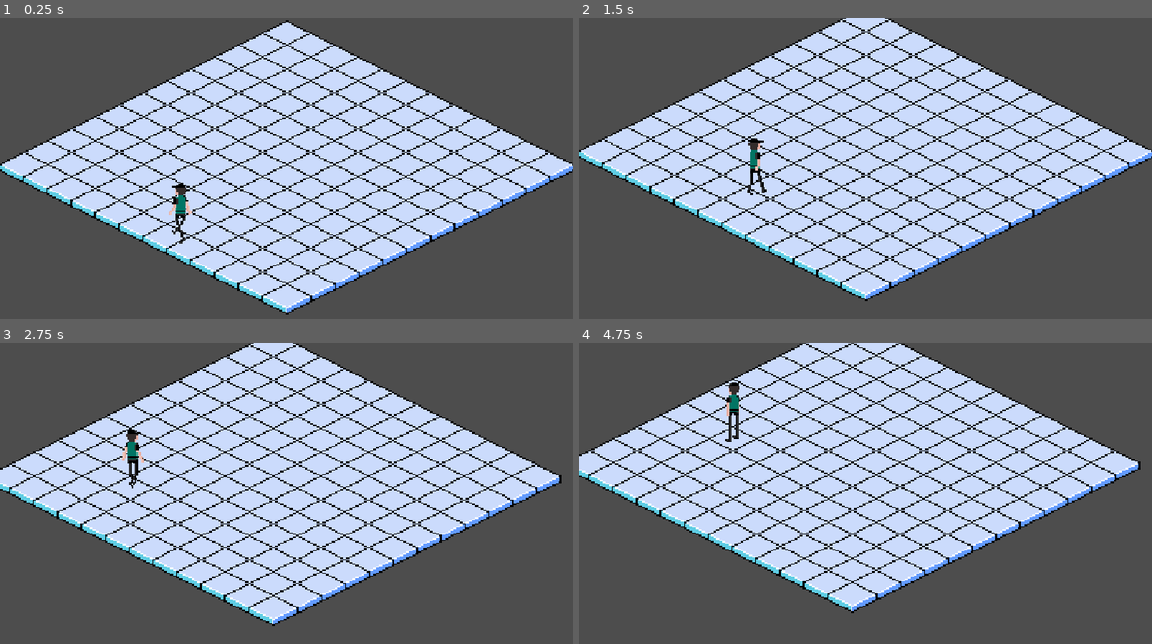
Above: before the commit, frames 1-4 (two rows, left to right).
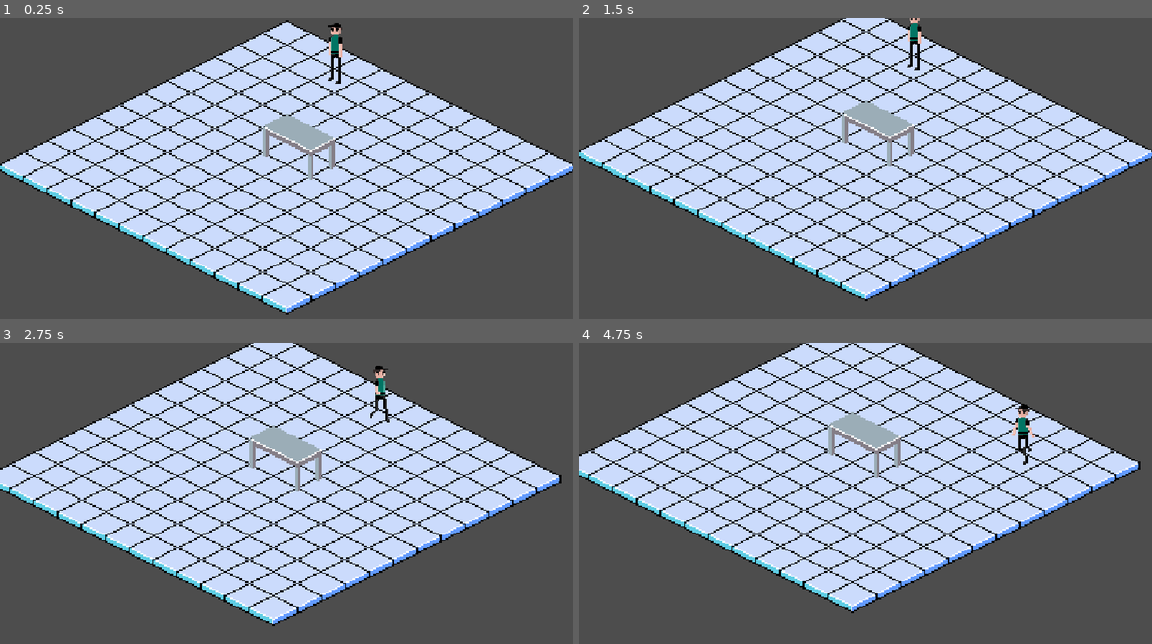
Above: after the commit, the same moments.

Repository: Evil-As-Shit/P-Za
Game: Godot game, scene res://scenes/world/world.tscn
Same seed, same stepped clock (60 frames per second), same inputs: the game is played once before the commit and once after it.
Inputs (mouse positions are in pixels of both pictures, inside the frame that each line leads up to):
- Up to frame 1 (0.25 s): no input
- Up to frame 2 (1.5 s): move the mouse to (991, 162) at 0.52 s; tap S (camera_pan_down) at 0.6 s; click (991, 162) at 0.67 s; drag from (750, 195) to (836, 243) at 1.27 s
- Up to frame 3 (2.75 s): move the mouse to (343, 433) at 2.02 s; tap D (camera_pan_right) at 2.1 s; click (343, 433) at 2.17 s
- Up to frame 4 (4.75 s): drag from (836, 568) to (693, 457) at 2.77 s; move the mouse to (1037, 553) at 3.52 s; tap S (camera_pan_down) at 3.6 s; click (1037, 553) at 3.67 s; tap J (debug_queue_job, bound only after the commit) at 4.15 s; drag from (693, 457) to (779, 424) at 4.27 s

The runs differ from the first frame. In frame 1, 1.8% of the frame differs, in the area x 29-60%, y 1-75%; in frame 2, 1.7%; in frame 3, 1.7%; in frame 4, 1.8%.

Commit message:
Add assembly table station and job loop
- TaskType and StationData resources (footprint, per-facing sprites, work spot)
- Station scene: snaps to the grid, rotates in 4 facings, blocks its cells
- Job and JobBoard: oldest-first queue of open jobs
- Pawn: walks to a job's work spot, faces the station, works a fixed time
- World: hands jobs to idle pawns, otherwise they wander; J queues a debug job
- GDD: record station facing, work spot and fixed work time decisions

Diff:
--- a/project.godot
+++ b/project.godot
@@ -45,6 +45,11 @@
 , Object(InputEventKey,"resource_local_to_scene":false,"resource_name":"","device":-1,"window_id":0,"alt_pressed":false …(186 unchanged characters)…
 ])
 }
+debug_queue_job={
+"deadzone": 0.2,
+"events": Array[InputEvent]([Object(InputEventKey,"resource_local_to_scene":false,"resource_name":"","device":-1,"window_id":0,"alt_pressed":false,"shift_pressed":false,"ctrl_pressed":false,"meta_pressed":false,"pressed":false,"keycode":0,"physical_keycode":74,"key_label":0,"unicode":0,"location":0,"echo":false,"script":null)
+])
+}
 
 [physics]
 
--- /dev/null
+++ b/resources/stations/assembly_table.tres
@@ -0,0 +1,21 @@
+[gd_resource type="Resource" script_class="StationData" format=3]
+
+[ext_resource type="Script" path="res://scripts/stations/station_data.gd" id="1_data"]
+[ext_resource type="Resource" path="res://resources/tasks/assembly.tres" id="2_task"]
+[ext_resource type="Texture2D" path="res://Assets/Sprites/Object_Spritesheet.png" id="3_sheet"]
+
+[sub_resource type="AtlasTexture" id="AtlasTexture_along_x"]
+atlas = ExtResource("3_sheet")
+region = Rect2(80, 0, 48, 47)
+
+[sub_resource type="AtlasTexture" id="AtlasTexture_along_y"]
+atlas = ExtResource("3_sheet")
+region = Rect2(32, 0, 48, 47)
+
+[resource]
+script = ExtResource("1_data")
+display_name = "Assembly Table"
+task_type = ExtResource("2_task")
+footprint = Vector2i(2, 1)
+facing_textures = Array[Texture2D]([SubResource("AtlasTexture_along_x"), SubResource("AtlasTexture_along_y"), SubResource("AtlasTexture_along_x"), SubResource("AtlasTexture_along_y")])
+work_spot = Vector2i(0, 1)
--- /dev/null
+++ b/resources/tasks/assembly.tres
@@ -0,0 +1,9 @@
+[gd_resource type="Resource" script_class="TaskType" format=3]
+
+[ext_resource type="Script" path="res://scripts/tasks/task_type.gd" id="1_task"]
+
+[resource]
+script = ExtResource("1_task")
+id = &"assembly"
+display_name = "Assembly"
+base_work_time = 5.0
--- /dev/null
+++ b/scenes/stations/station.tscn
@@ -0,0 +1,9 @@
+[gd_scene format=3]
+
+[ext_resource type="Script" path="res://scripts/stations/station.gd" id="1_station"]
+
+[node name="Station" type="Node2D"]
+script = ExtResource("1_station")
+
+[node name="Sprite" type="Sprite2D" parent="."]
+centered = false
--- a/scenes/world/world.tscn
+++ b/scenes/world/world.tscn
@@ -4,6 +4,9 @@
 [ext_resource type="PackedScene" path="res://scenes/world/shop_floor.tscn" id="2_floor"]
 [ext_resource type="PackedScene" path="res://scenes/pawns/pawn.tscn" id="3_pawn"]
 [ext_resource type="Script" path="res://scripts/world/shop_camera.gd" id="4_camera"]
+[ext_resource type="PackedScene" path="res://scenes/stations/station.tscn" id="5_station"]
+[ext_resource type="Resource" path="res://resources/stations/assembly_table.tres" id="6_assembly"]
+[ext_resource type="Script" path="res://scripts/tasks/job_board.gd" id="7_job_board"]
 
 [node name="World" type="Node2D"]
 script = ExtResource("1_world")
@@ -13,7 +16,14 @@
 [node name="Entities" type="Node2D" parent="."]
 y_sort_enabled = true
 
+[node name="AssemblyTable" parent="Entities" instance=ExtResource("5_station")]
+data = ExtResource("6_assembly")
+cell = Vector2i(5, 5)
+
 [node name="Pawn" parent="Entities" instance=ExtResource("3_pawn")]
 
 [node name="ShopCamera" type="Camera2D" parent="."]
 script = ExtResource("4_camera")
+
+[node name="JobBoard" type="Node" parent="."]
+script = ExtResource("7_job_board")
--- a/scripts/pawns/pawn.gd
+++ b/scripts/pawns/pawn.gd
@@ -1,13 +1,21 @@
 class_name Pawn
 extends Node2D
-## A staff member. Walks along paths it is given and animates to match.
-## It doesn't choose where to go; its owner decides and calls follow_path().
+## A staff member. Walks paths and works jobs it is given, and animates to match.
+## It doesn't choose what to do; its owner decides and calls follow_path() or assign_job().
 
 signal path_finished
+signal job_finished(job: Job)
+
+enum State { IDLE, WALKING, WALKING_TO_JOB, WORKING }
 
 @export var move_speed: float = 40.0
+## Seconds of work done per second. Skill and mood will change this later.
+@export var work_speed: float = 1.0
 
+var _state: State = State.IDLE
 var _path: PackedVector2Array = PackedVector2Array()
+var _job: Job = null
+var _work_target: Vector2 = Vector2.ZERO
 var _facing_up: bool = false
 var _facing_right: bool = false
 
@@ -19,7 +27,38 @@
 
 
 func _process(delta: float) -> void:
+	match _state:
+		State.WALKING, State.WALKING_TO_JOB:
+			_step_along_path(delta)
+		State.WORKING:
+			_do_work(delta)
+
+
+## Walks through each point in order (global positions). Emits path_finished at the end.
+## Only valid while the pawn has no job.
+func follow_path(points: PackedVector2Array) -> void:
+	if has_job():
+		return
+	_path = points
+	_state = State.WALKING
+
+
+## Walks the path to the job's work spot, then works until done. Emits job_finished.
+func assign_job(job: Job, path: PackedVector2Array, work_target: Vector2) -> void:
+	_job = job
+	_job.claimed_by = self
+	_work_target = work_target
+	_path = path
+	_state = State.WALKING_TO_JOB
+
+
+func has_job() -> bool:
+	return _job != null
+
+
+func _step_along_path(delta: float) -> void:
 	if _path.is_empty():
+		_on_path_end()
 		return
 
 	var to_target: Vector2 = _path[0] - global_position
@@ -28,8 +67,7 @@
 		global_position = _path[0]
 		_path.remove_at(0)
 		if _path.is_empty():
-			_play_idle()
-			path_finished.emit()
+			_on_path_end()
 		return
 
 	_face(to_target)
@@ -37,13 +75,24 @@
 	_sprite.play(&"walk_up" if _facing_up else &"walk_down")
 
 
-## Walks through each point in order (global positions). Emits path_finished at the end.
-func follow_path(points: PackedVector2Array) -> void:
-	_path = points
+func _on_path_end() -> void:
+	if _state == State.WALKING_TO_JOB:
+		_state = State.WORKING
+		_face(_work_target - global_position)
+		_play_idle()
+		return
+	_state = State.IDLE
+	_play_idle()
+	path_finished.emit()
 
 
-func is_moving() -> bool:
-	return not _path.is_empty()
+func _do_work(delta: float) -> void:
+	if not _job.add_work(work_speed * delta):
+		return
+	var job: Job = _job
+	_job = null
+	_state = State.IDLE
+	job_finished.emit(job)
 
 
 func _face(direction: Vector2) -> void:
--- /dev/null
+++ b/scripts/stations/station.gd
@@ -0,0 +1,59 @@
+class_name Station
+extends Node2D
+## A piece of kitchen equipment placed on the floor grid. Creates jobs for its task type.
+
+@export var data: StationData
+## Origin cell on the floor grid.
+@export var cell: Vector2i = Vector2i.ZERO
+## Quarter turns (0-3).
+@export_range(0, 3) var facing: int = 0
+
+var _footprint: Array[Vector2i] = []
+var _work_target: Vector2 = Vector2.ZERO
+
+@onready var _sprite: Sprite2D = $Sprite
+
+
+## Snaps the station onto the floor and lines its art up with its footprint.
+func place(shop_floor: ShopFloor) -> void:
+	_footprint = data.get_footprint_cells(cell, facing)
+	var half_tile: Vector2 = Vector2(shop_floor.tile_set.tile_size) / 2.0
+	var left: float = INF
+	var bottom: float = -INF
+	var front_y: float = -INF
+	var centroid := Vector2.ZERO
+	for footprint_cell: Vector2i in _footprint:
+		var center: Vector2 = shop_floor.cell_to_global(footprint_cell)
+		left = minf(left, center.x - half_tile.x)
+		bottom = maxf(bottom, center.y + half_tile.y)
+		front_y = maxf(front_y, center.y)
+		centroid += center
+	centroid /= float(_footprint.size())
+	_work_target = centroid
+
+	# Y-sort origin sits just above the front-most cell center, so pawns standing
+	# on that row (beside or in front of the station) draw over it.
+	global_position = Vector2(centroid.x, front_y - 1.0)
+
+	var texture: Texture2D = data.get_texture(facing)
+	_sprite.texture = texture
+	_sprite.centered = false
+	if texture != null:
+		_sprite.global_position = Vector2(left, bottom - texture.get_height())
+
+
+func create_job() -> Job:
+	return Job.new(data.task_type, self)
+
+
+func get_footprint_cells() -> Array[Vector2i]:
+	return _footprint
+
+
+func get_work_cell() -> Vector2i:
+	return data.get_work_cell(cell, facing)
+
+
+## Global point a working pawn faces.
+func get_work_target() -> Vector2:
+	return _work_target
--- /dev/null
+++ b/scripts/stations/station_data.gd
@@ -0,0 +1,44 @@
+class_name StationData
+extends Resource
+## Static description of a station type: its art, footprint and where a pawn works it.
+## Offsets are given for facing 0 and rotated in 90° steps on the map grid.
+
+@export var display_name: String
+@export var task_type: TaskType
+## Size in cells at facing 0. The origin cell is the footprint's first cell.
+@export var footprint: Vector2i = Vector2i.ONE
+## Sprite for each facing (0-3). Each texture's left edge and bottom row must line up
+## with the footprint's leftmost corner and floor-level bottom corner.
+@export var facing_textures: Array[Texture2D] = []
+## Cell, relative to the origin at facing 0, where a pawn stands to work.
+@export var work_spot: Vector2i = Vector2i(0, 1)
+
+
+## Rotates a map-grid offset by `facing` quarter turns.
+static func rotate_offset(offset: Vector2i, facing: int) -> Vector2i:
+	match posmod(facing, 4):
+		1:
+			return Vector2i(-offset.y, offset.x)
+		2:
+			return Vector2i(-offset.x, -offset.y)
+		3:
+			return Vector2i(offset.y, -offset.x)
+	return offset
+
+
+func get_footprint_cells(origin: Vector2i, facing: int) -> Array[Vector2i]:
+	var cells: Array[Vector2i] = []
+	for x: int in footprint.x:
+		for y: int in footprint.y:
+			cells.append(origin + rotate_offset(Vector2i(x, y), facing))
+	return cells
+
+
+func get_work_cell(origin: Vector2i, facing: int) -> Vector2i:
+	return origin + rotate_offset(work_spot, facing)
+
+
+func get_texture(facing: int) -> Texture2D:
+	if facing_textures.is_empty():
+		return null
+	return facing_textures[posmod(facing, facing_textures.size())]
--- /dev/null
+++ b/scripts/tasks/job.gd
@@ -0,0 +1,34 @@
+class_name Job
+extends RefCounted
+## One unit of work at a station, claimed and worked by a single pawn.
+
+signal completed
+
+var task_type: TaskType
+var station: Station
+var claimed_by: Pawn = null
+var work_done: float = 0.0
+
+
+func _init(p_task_type: TaskType, p_station: Station) -> void:
+	task_type = p_task_type
+	station = p_station
+
+
+func get_work_required() -> float:
+	return task_type.base_work_time
+
+
+func is_complete() -> bool:
+	return work_done >= get_work_required()
+
+
+## Adds work and returns true once the job is complete.
+func add_work(amount: float) -> bool:
+	if is_complete():
+		return true
+	work_done += amount
+	if is_complete():
+		completed.emit()
+		return true
+	return false
--- /dev/null
+++ b/scripts/tasks/job_board.gd
@@ -0,0 +1,29 @@
+class_name JobBoard
+extends Node
+## Queue of open jobs, oldest first. Per-pawn work priorities will plug in here later.
+
+signal job_posted(job: Job)
+
+var _open_jobs: Array[Job] = []
+
+
+func post(job: Job) -> void:
+	_open_jobs.append(job)
+	job_posted.emit(job)
+
+
+## Removes and returns the oldest open job, or null if there are none.
+func claim_next() -> Job:
+	if _open_jobs.is_empty():
+		return null
+	return _open_jobs.pop_front()
+
+
+## Puts a claimed job back at the front of the queue (e.g. its station was unreachable).
+func return_job(job: Job) -> void:
+	job.claimed_by = null
+	_open_jobs.push_front(job)
+
+
+func get_open_count() -> int:
+	return _open_jobs.size()
--- /dev/null
+++ b/scripts/tasks/task_type.gd
@@ -0,0 +1,8 @@
+class_name TaskType
+extends Resource
+## A kind of work pawns can do (assembly, oven, boxing...).
+
+@export var id: StringName
+@export var display_name: String
+## Seconds of work at normal speed. Skill and mood will scale this later.
+@export var base_work_time: float = 5.0
--- a/scripts/world/shop_floor.gd
+++ b/scripts/world/shop_floor.gd
@@ -3,6 +3,8 @@
 ## The shop's floor. Painted cells are walkable; this node owns the pathfinding grid.
 
 var _astar: AStarGrid2D = AStarGrid2D.new()
+## Cells covered by furniture. Kept separately so a navigation rebuild doesn't lose them.
+var _blocked: Dictionary[Vector2i, bool] = {}
 
 
 func _ready() -> void:
@@ -19,7 +21,17 @@
 	for x: int in range(_astar.region.position.x, _astar.region.end.x):
 		for y: int in range(_astar.region.position.y, _astar.region.end.y):
 			var cell := Vector2i(x, y)
-			_astar.set_point_solid(cell, get_cell_source_id(cell) == -1)
+			_astar.set_point_solid(cell, get_cell_source_id(cell) == -1 or _blocked.has(cell))
+
+
+## Marks a cell as covered by furniture (or clears it).
+func set_cell_blocked(cell: Vector2i, blocked: bool) -> void:
+	if blocked:
+		_blocked[cell] = true
+	else:
+		_blocked.erase(cell)
+	if _astar.is_in_boundsv(cell):
+		_astar.set_point_solid(cell, blocked or get_cell_source_id(cell) == -1)
 
 
 func is_walkable(cell: Vector2i) -> bool:
@@ -38,7 +50,8 @@
 
 
 func get_random_walkable_cell() -> Vector2i:
-	var cells: Array[Vector2i] = get_used_cells()
+	var cells: Array[Vector2i] = []
+	cells.assign(get_used_cells().filter(is_walkable))
 	if cells.is_empty():
 		return Vector2i.ZERO
 	return cells.pick_random()
--- a/scripts/world/world.gd
+++ b/scripts/world/world.gd
@@ -1,26 +1,73 @@
 extends Node2D
-## Prototype shop scene. Until the task system exists, pawns wander between random floor cells.
+## Prototype shop scene. Wires the floor, stations, job board and pawns together.
+## Pawns take open jobs first; with nothing to do they wander between random cells.
 
 @export var idle_time_min: float = 0.5
 @export var idle_time_max: float = 2.0
 
+var _pawns: Array[Pawn] = []
+var _stations: Array[Station] = []
+
 @onready var _floor: ShopFloor = $ShopFloor
 @onready var _entities: Node2D = $Entities
 @onready var _camera: ShopCamera = $ShopCamera
+@onready var _job_board: JobBoard = $JobBoard
 
 
 func _ready() -> void:
 	_camera.position = _floor.cell_to_global(_floor.get_used_rect().get_center())
 	for child: Node in _entities.get_children():
-		var pawn := child as Pawn
-		if pawn == null:
-			continue
-		pawn.global_position = _floor.cell_to_global(_floor.get_random_walkable_cell())
-		pawn.path_finished.connect(_on_pawn_path_finished.bind(pawn))
-		_send_to_random_cell(pawn)
+		if child is Station:
+			_setup_station(child as Station)
+	for child: Node in _entities.get_children():
+		if child is Pawn:
+			_setup_pawn(child as Pawn)
+	_job_board.job_posted.connect(_on_job_posted)
+	for pawn: Pawn in _pawns:
+		_give_work_or_wander(pawn)
+
+
+func _unhandled_input(event: InputEvent) -> void:
+	if event.is_action_pressed(&"debug_queue_job"):
+		for station: Station in _stations:
+			_job_board.post(station.create_job())
+		get_viewport().set_input_as_handled()
+
+
+func _setup_station(station: Station) -> void:
+	station.place(_floor)
+	for cell: Vector2i in station.get_footprint_cells():
+		_floor.set_cell_blocked(cell, true)
+	_stations.append(station)
+
+
+func _setup_pawn(pawn: Pawn) -> void:
+	pawn.global_position = _floor.cell_to_global(_floor.get_random_walkable_cell())
+	pawn.path_finished.connect(_on_pawn_path_finished.bind(pawn))
+	pawn.job_finished.connect(_on_pawn_job_finished.bind(pawn))
+	_pawns.append(pawn)
+
+
+func _give_work_or_wander(pawn: Pawn) -> void:
+	if pawn.has_job():
+		return
+	var job: Job = _job_board.claim_next()
+	if job == null:
+		_wait_then_wander(pawn)
+		return
+	var from_cell: Vector2i = _floor.global_to_cell(pawn.global_position)
+	var path: PackedVector2Array = _floor.get_path_points(from_cell, job.station.get_work_cell())
+	if path.is_empty():
+		push_warning("No path to %s's work spot." % job.station.data.display_name)
+		_job_board.return_job(job)
+		_wait_then_wander(pawn)
+		return
+	pawn.assign_job(job, path, job.station.get_work_target())
 
 
 func _send_to_random_cell(pawn: Pawn) -> void:
+	if pawn.has_job():
+		return
 	var from_cell: Vector2i = _floor.global_to_cell(pawn.global_position)
 	var path: PackedVector2Array = _floor.get_path_points(
 		from_cell, _floor.get_random_walkable_cell()
@@ -36,5 +83,18 @@
 	get_tree().create_timer(wait).timeout.connect(_send_to_random_cell.bind(pawn))
 
 
+func _on_job_posted(job: Job) -> void:
+	print("Job queued: %s (%d open)" % [job.task_type.display_name, _job_board.get_open_count()])
+	for pawn: Pawn in _pawns:
+		if not pawn.has_job():
+			_give_work_or_wander(pawn)
+			return
+
+
 func _on_pawn_path_finished(pawn: Pawn) -> void:
-	_wait_then_wander(pawn)
+	_give_work_or_wander(pawn)
+
+
+func _on_pawn_job_finished(job: Job, pawn: Pawn) -> void:
+	print("%s done (%d open)" % [job.task_type.display_name, _job_board.get_open_count()])
+	_give_work_or_wander(pawn)
Not shown, added: scripts/stations/station.gd.uid
Not shown, added: scripts/stations/station_data.gd.uid
Not shown, added: scripts/tasks/job.gd.uid
Not shown, added: scripts/tasks/job_board.gd.uid
Not shown, added: scripts/tasks/task_type.gd.uid
Not shown, changed: GDD.md
